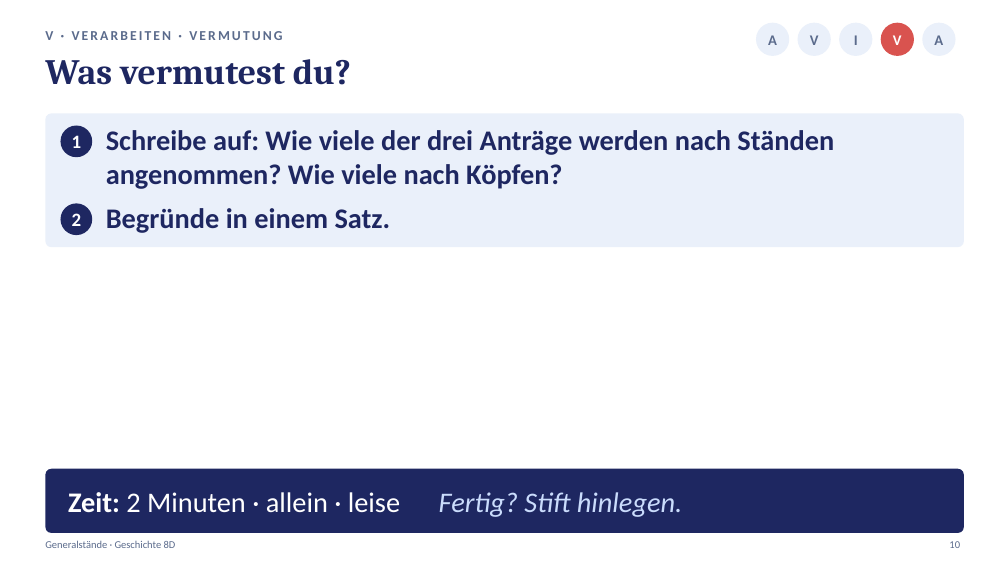
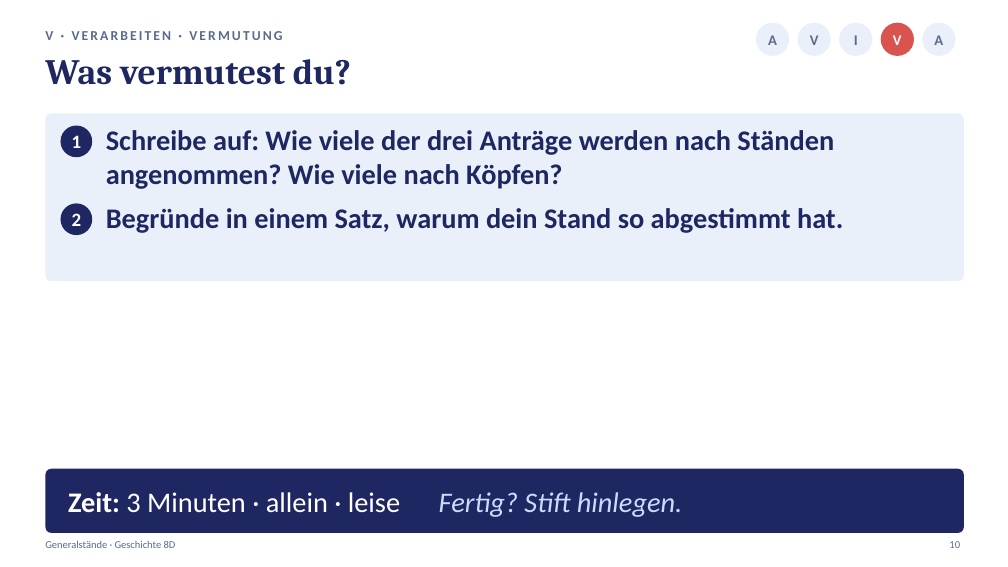
Before and after one commit to golzkonstantin-gif/Schule, a slide deck: slide 10 of Geschichte_8D/Generalstaende/Praesentation_Generalstaende_8D.pptx. Drawn at 1008x567 pixels with LibreOffice and Linux fonts; fonts in the diff are those of the drawing. Boxes give left, top, right and bottom in pixels: in the first picture for what was removed or moved away, otherwise in the second. Text is boxed around its words. In the diff, an @@ line names an element or a change of style, - is before the commit and + after.

```diff
--- a/Geschichte_8D/Generalstaende/Praesentation_Generalstaende_8D.pptx
+++ b/Geschichte_8D/Generalstaende/Praesentation_Generalstaende_8D.pptx
@@ rounded rectangle: place and size @@
-rounded rectangle at (45,113,964,247)
+rounded rectangle at (45,113,964,281)
@@ rounded rectangle at (45,113,964,281): proportions changed @@
@@ text at (106,208,843,233): text changed @@
-Begründe in einem Satz.
+Begründe in einem Satz, warum dein Stand so abgestimmt hat.
@@ text at (68,492,682,517): text changed @@
-Zeit: 2 Minuten · allein · leise Fertig? Stift hinlegen.
+Zeit: 3 Minuten · allein · leise Fertig? Stift hinlegen.
```
Also in this commit, not shown: 4 other slides changed, 13 other files.
